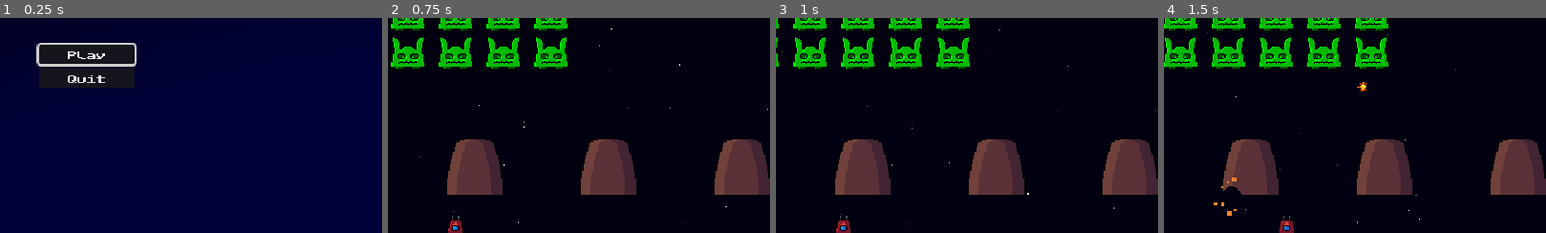
Above: before the commit, frames 1-4 (left to right).
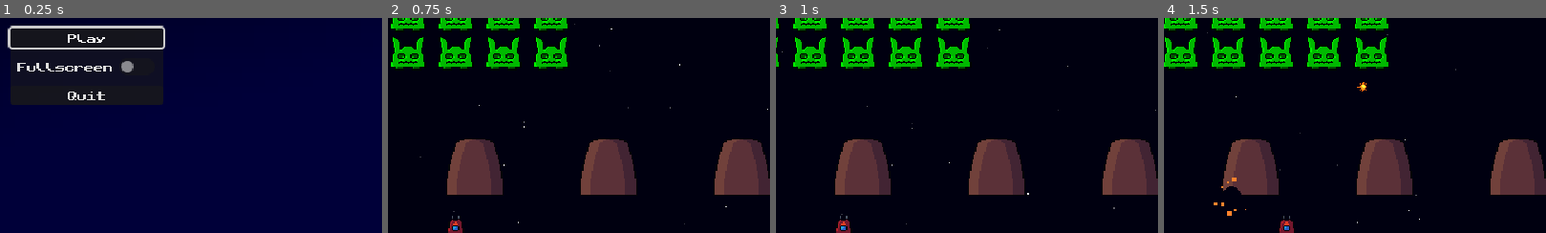
Above: after the commit, the same moments.

Repository: Ottani/invaders-godot
Game: Godot game, scene res://scenes/main_menu.tscn
Two runs of this game, one before a commit and one after it. Both use one fixed random seed, a clock stepped at 60 frames per second and the inputs below.
Inputs:
- Up to frame 1 (0.25 s): no input
- Up to frame 2 (0.75 s): click "Play" at 0.5 s
- Up to frame 3 (1 s): no input
- Up to frame 4 (1.5 s): tap Enter (ui_accept) at 1.25 s; hold D (right) from 1.28 s (still down); hold Space (shoot) from 1.28 s (still down)
The pictures show only the part of the screen within x 39-89%, y 39-89%; the shares and areas given below are measured in that part.

The runs differ from the first frame. In frame 1, 3.0% of the frame differs, in the area x 2-44%, y 3-41%; in frame 2, nothing differs; in frame 3, nothing differs; in frame 4, nothing differs.

Commit message:
Fullscreen, now the bug: Attempt to disconnect a nonexistent connection

Diff:
--- a/scenes/main_menu.tscn
+++ b/scenes/main_menu.tscn
@@ -23,11 +23,12 @@
 region = Rect2(0, 96, 32, 32)
 filter_clip = true
 
-[node name="MainMenu" type="CanvasLayer" unique_id=1600526339 node_paths=PackedStringArray("button_play", "button_quit")]
+[node name="MainMenu" type="CanvasLayer" unique_id=1600526339 node_paths=PackedStringArray("button_play", "button_quit", "button_fullscreen")]
 process_mode = 3
 script = ExtResource("1_l6cm7")
 button_play = NodePath("MarginContainer/PanelContainer/VBoxContainer/ButtonPlay")
 button_quit = NodePath("MarginContainer/PanelContainer/VBoxContainer/ButtonQuit")
+button_fullscreen = NodePath("MarginContainer/PanelContainer/VBoxContainer/ButtonFullscreen")
 
 [node name="TextureRect3" type="TextureRect" parent="." unique_id=1765591420]
 anchors_preset = 15
@@ -79,6 +80,10 @@
 layout_mode = 2
 text = "Play"
 
+[node name="ButtonFullscreen" type="CheckButton" parent="MarginContainer/PanelContainer/VBoxContainer" unique_id=498702237]
+layout_mode = 2
+text = "Fullscreen"
+
 [node name="ButtonQuit" type="Button" parent="MarginContainer/PanelContainer/VBoxContainer" unique_id=1626185360]
 layout_mode = 2
 text = "Quit"
--- a/scripts/bullet.gd
+++ b/scripts/bullet.gd
@@ -3,7 +3,6 @@
 const INITIAL_SPEED: float = 100.0
 const ACCEL: float = 75.0
 
-@export var audio_player: AudioStreamPlayer
 var speed: float = 0.0
 
 
--- a/scripts/main_menu.gd
+++ b/scripts/main_menu.gd
@@ -2,10 +2,12 @@
 
 @export var button_play: Button
 @export var button_quit: Button
+@export var button_fullscreen: CheckButton
 
 
 func _ready() -> void:
 	button_play.pressed.connect(_on_button_play_pressed)
+	button_fullscreen.toggled.connect(_on_fullscreen_toggle)
 	button_quit.pressed.connect(_on_button_quit_pressed)
 	button_play.grab_focus()
 
@@ -15,5 +17,14 @@
 	SceneManager.change_scene_to_game()
 
 
+func _on_fullscreen_toggle(toggled_on: bool) -> void:
+	var current_mode := DisplayServer.window_get_mode()
+	var new_mode := DisplayServer.WINDOW_MODE_FULLSCREEN if toggled_on else DisplayServer.WINDOW_MODE_WINDOWED
+	if current_mode != new_mode:
+		DisplayServer.window_set_mode(new_mode)
+
+
 func _on_button_quit_pressed() -> void:
+	get_tree().paused = false
+	AudioManager.stop_music()
 	get_tree().quit()
